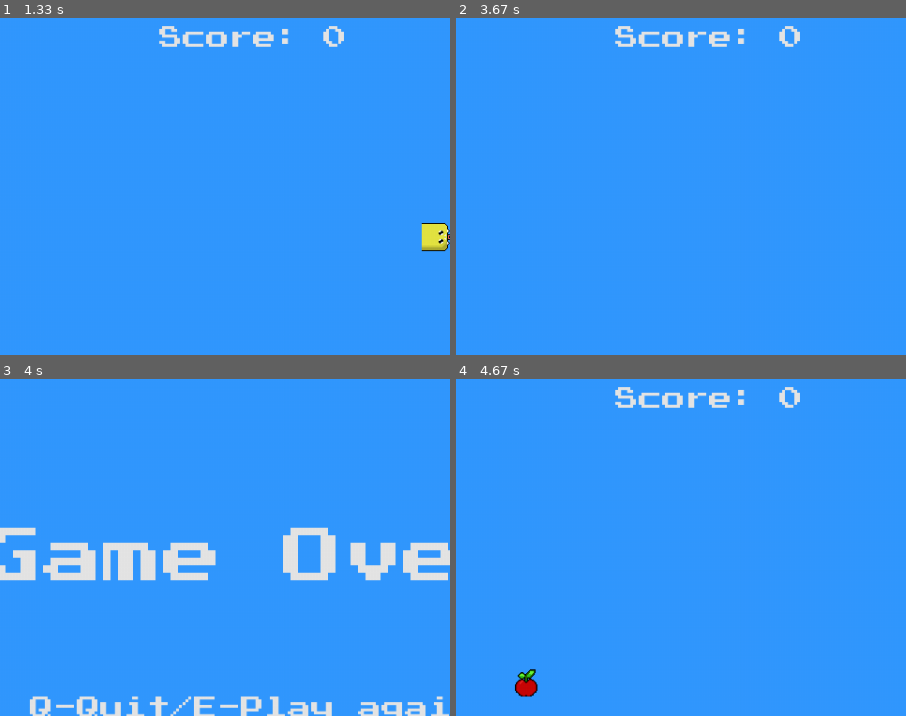
Above: before the commit, frames 1-4 (two rows, left to right).
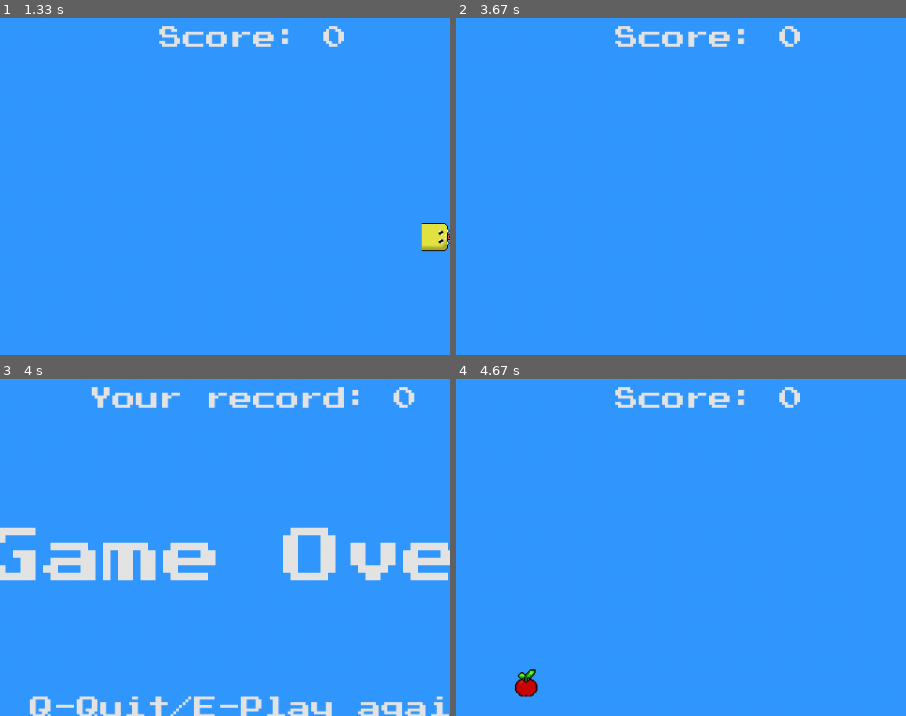
Above: after the commit, the same moments.

Repository: LUDUSLab/stem-games
Game: pygame game, started from natanael.lucena/snake/main.py
The game is run twice, just before and just after one commit, with the same random seed, the same clock (stepped at 60 frames per second) and the same inputs.
Inputs:
- Up to frame 1 (1.33 s): hold D 0.33-0.8 s; hold W 0.83-1.13 s; hold D from 1.17 s (still down)
- Up to frame 2 (3.67 s): release D at 1.63 s; hold S 2.23-2.53 s; hold A 2.57-2.97 s; hold W 3-3.37 s; hold D from 3.4 s (still down)
- Up to frame 3 (4 s): keep holding D
- Up to frame 4 (4.67 s): release D at 4.03 s; tap E at 4.07 s; hold S from 4.4 s (still down)
The pictures show only the part of the screen within x 22-72%, y 3-53%; the shares and areas given below are measured in that part.

Frames 1-2 are identical in both runs. In frame 3, 1.7% of the frame differs, in the area x 20-93%, y 2-9%; in frame 4, nothing differs.

Commit message:
Now displaying player records

Diff:
--- a/natanael.lucena/snake/main.py
+++ b/natanael.lucena/snake/main.py
@@ -113,7 +113,7 @@
 snake = snake_img1.get_rect()
 snake_len = 1
 # Apple
-apple_imgs, banana_imgs, grape_imgs, avocado_imgs = [pygame.surface, pygame.surface, pygame.surface], \
+apple_imgs, banana_imgs, grape_imgs, avocado_imgs = [pygame.surface, pygame.surface, pygame.surface],\
     [pygame.surface, pygame.surface, pygame.surface], [pygame.surface, pygame.surface, pygame.surface],\
     [pygame.surface, pygame.surface, pygame.surface]
 fruits_imgs = [apple_imgs, banana_imgs, grape_imgs, avocado_imgs]
@@ -124,15 +124,17 @@
 game_over_sound = pygame.mixer.Sound('./assets/natanael.lucena.game_over.wav')
 pygame.mixer.music.load('./assets/natanael.lucena.background_music.mp3')
 
+
 def make_snake(snk_lst):
     global snake_img1, snake_img2, snake_img3
     for x in snk_lst:
         if x == snk_lst[0]:
             screen.blit(snake_img1, (x[0], x[1]))
-        elif x == snk_lst[len(snk_lst)-1]:
+        elif x == snk_lst[len(snk_lst) - 1]:
             screen.blit(snake_img3, (x[0], x[1]))
         else:
             screen.blit(snake_img2, (x[0], x[1]))
+
 
 def random_fruit(pos):
     global general_fruit_x, general_fruit_y
@@ -146,16 +148,20 @@
     set_obj_coordinates(general_fruit, general_fruit_x, general_fruit_y)
 
 
+player_record = 0
 img_names = ["apple", "banana", "grape", "avocado"]
 for i in range(len(fruits_imgs)):
     for j in range(3):
         fruits_imgs[i][j] = img(img_names[i] + str(j + 1))
 
+
 def draw_fruits(rand_num, aux):
     screen.blit(fruits_imgs[rand_num][aux], general_fruit)
 
+
 def game_loop():
-    global x_move, y_move, game_close, snake_len, general_fruit_x, general_fruit_y, snake_img1, snake_img2, snake_img3
+    global x_move, y_move, game_close, snake_len, general_fruit_x, general_fruit_y, snake_img1, snake_img2, snake_img3,\
+        player_record
     set_obj_coordinates(snake, center[0] - snake.w, center[1] - snake.h)
     game_close = False
     game_over = False
@@ -173,6 +179,10 @@
     while not game_close:
         while game_over:
             screen.fill(COLOR_LIGHT_BLUE)
+            if snake_len - 1 > player_record:
+                player_record = snake_len - 1
+            msg(continue_msg, "Your record: {}".format(player_record),
+                (center[0] - continue_msg.size("Your record: *")[0] / 2, snake.w))
             msg(game_over_font, "Game Over",
                 (center[0] - game_over_font.size("Game Over")[0] / 2, center[1] - window[1] // 4))
             msg(continue_msg, "Q-Quit/E-Play again",
@@ -192,7 +202,8 @@
         screen.fill(COLOR_LIGHT_BLUE)
         # blit fruit
         draw_fruits(random_ind, frame_aux)
-        msg(continue_msg, "Score: {}".format(snake_len-1), (center[0] - continue_msg.size("Score: *")[0]/2, snake.w))
+        msg(continue_msg, "Score: {}".format(snake_len - 1),
+            (center[0] - continue_msg.size("Score: *")[0] / 2, snake.w))
         frame_aux += 1
         if frame_aux > 2:
             frame_aux = 0
@@ -212,7 +223,7 @@
         snake_pos.insert(0, snake_head)
 
         if len(snake_pos) > snake_len:
-            del snake_pos[len(snake_pos)-1]
+            del snake_pos[len(snake_pos) - 1]
 
         for x in snake_pos[1:]:
             if x == snake_head:
@@ -229,7 +240,7 @@
             apple_sound.play()
         pygame.display.update()
         # Update screen
-        pygame.time.delay(70)
+        pygame.time.delay(90)
 
     pygame.quit()
     quit()
